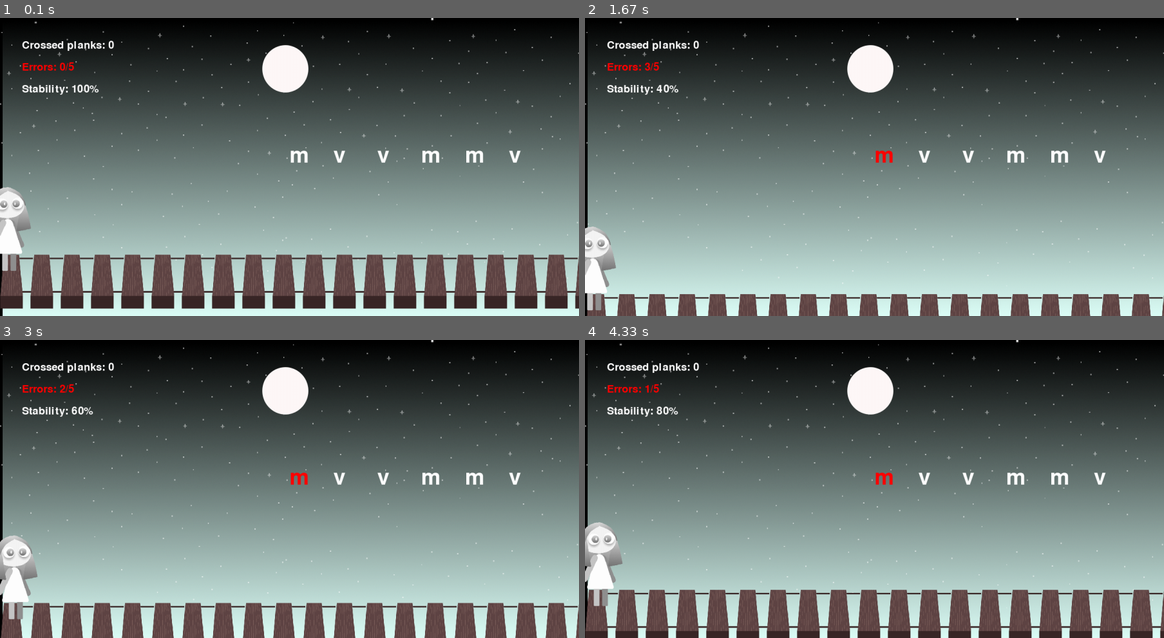
Above: before the commit, frames 1-4 (two rows, left to right).
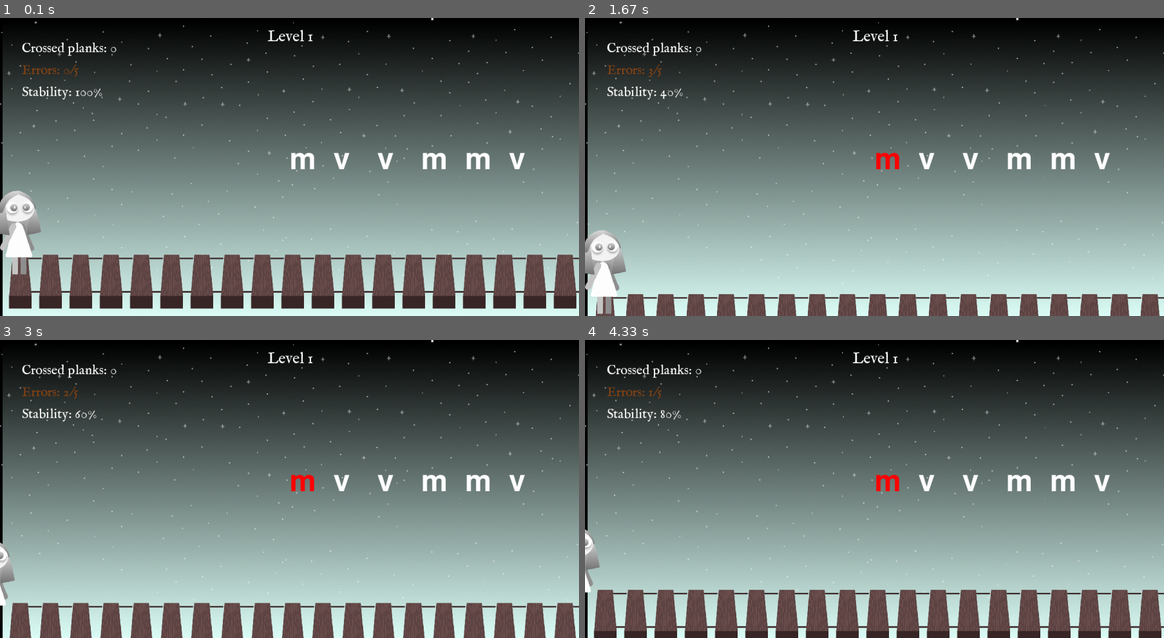
Above: after the commit, the same moments.

Repository: klissiadev/swampofsouls_pygame
Game: pygame game, started from level4.py
Two runs of this game, one before a commit and one after it. Both use one fixed random seed, a clock stepped at 60 frames per second and the inputs below.
Inputs:
- Up to frame 1 (0.1 s): no input
- Up to frame 2 (1.67 s): tap Enter at 0.33 s; tap Space at 0.67, 1.13, 1.63 s
- Up to frame 3 (3 s): tap Space at 1.97, 2.47, 2.77 s
- Up to frame 4 (4.33 s): tap Space at 3.03, 3.37, 3.8, 4.2 s

The runs differ from the first frame. In frame 1, 14% of the frame differs, in the area x 0-100%, y 3-98%; in frame 2, 8.2%; in frame 3, 11%; in frame 4, 13%.

Commit message:
Adding jump mechanic and sound effects level 04

Diff:
--- a/level4.py
+++ b/level4.py
@@ -7,22 +7,29 @@
 # Defining colors
 WHITE = (255, 255, 255)
 BLACK = (0, 0, 0)
+BROWN = (139, 69, 19)
 RED = (255, 0, 0)
-GREEN = (0, 255, 0)
-BLUE = (0, 0, 255)
 
 # Screen dimensions
 WIDTH, HEIGHT = 1320, 680
 screen = pygame.display.set_mode((WIDTH, HEIGHT))
-pygame.display.set_caption("Fase - 04")
+pygame.display.set_caption("Level - 04")
 
 #Screen background
 background_image = pygame.image.load('./level04/background-sky.png')
 background_image = pygame.transform.scale(background_image, (WIDTH, HEIGHT))
 
 # Defining fonts
-font = pygame.font.Font(None, 74)
-small_font = pygame.font.Font(None, 36)
+font = pygame.font.Font(None, 100)
+normal_font = pygame.font.Font("./level04/IMFellEnglish-Regular.ttf", 36)
+small_font = pygame.font.Font("./level04/IMFellEnglish-Regular.ttf", 30)
+
+# players sounds
+background_sound = pygame.mixer.Sound('./level04/witch-forest-atmo-24654.mp3')
+bridge_stability_sound = pygame.mixer.Sound('./level04/wood-creaking.mp3')
+click_sound = pygame.mixer.Sound('./level04/click-keyboard.mp3')
+background_sound.set_volume(0.5)  # Define o volume para 50%
+background_sound.play()
 
 # Defining game variables
 total_planks = 45
@@ -30,7 +37,7 @@
 errors = 0
 max_errors = 5
 start_time = time.time()
-time_limit = 10
+time_limit = 8
 bridge_stability = 100  # The percentage of stability of the bridge
 error_time = None  # Time when an error occurs
 error_color_duration = 2  # Duration in seconds to show the red color
@@ -43,10 +50,10 @@
 letter_row = create_letter_row()
 
 # Positions of the planks
-plank_positions = [( i * 69, HEIGHT // 2 + 200) for i in range(total_planks)]
+plank_positions = [( 20 + i * 69, HEIGHT // 2 + 200) for i in range(total_planks)]
 
 # Player's starting position
-player_position = [plank_positions[0][0] - 75, plank_positions[0][1] - 200]  # Starts on the first plank
+player_position = [plank_positions[0][0], plank_positions[0][1] - 200]  # Starts on the first plank
 
 # Function to draw the state of the bridge
 def draw_bridge(offset_x, stability_y):
@@ -54,6 +61,53 @@
     for i in range(total_planks):
         image = pygame.transform.scale(pygame.image.load('./level04/plank.png').convert_alpha(), (75, 123))
         screen.blit(image, (plank_positions[i][0] + offset_x, plank_positions[i][1] + stability_y))
+    floor = pygame.transform.scale(pygame.image.load('./level04/floor.png').convert_alpha(), (320, 250))
+    screen.blit(floor, (plank_positions[total_planks -1][0] + offset_x + 75, plank_positions[total_planks-1][1]))
+
+
+# Function to jump animation
+def player_jump(target_x, target_y, offset_x, stability_y):
+    jump_peak = -100  # Altura máxima do pulo (negativo para subir)
+    jump_duration = 10  # Duração total do pulo (número de frames)
+
+    start_x, start_y = player_position[0] , player_position[1]
+
+    # Se o jogador está próximo do final da tela, altera o comportamento
+    if player_position[0] > WIDTH - 175:
+        for i in range(jump_duration):
+            # Progresso do pulo de 0 a 1
+            t = i / jump_duration
+            # Movimento vertical parabólico: o y diminui para o jogador subir
+            parabola = 4 * jump_peak * t * (1 - t)
+            player_position[1] = start_y + (target_y - start_y) * t + parabola
+
+            # Desenha o estado atual do jogo para cada frame do pulo
+            screen.fill(BLACK)
+            screen.blit(background_image, (0, 0))
+            draw_bridge(offset_x, stability_y)
+            draw_game_state(offset_x, stability_y)
+            pygame.display.flip()
+            pygame.time.delay(20)
+    else:
+        # Movimento de pulo normal
+        for i in range(jump_duration):
+            # Progresso do pulo de 0 a 1
+            t = i / jump_duration
+
+            # Movimento horizontal linear: interpolação de posição x
+            player_position[0] = start_x + (target_x - start_x) * t
+
+            # Movimento vertical parabólico: o y diminui para o jogador subir
+            parabola = 4 * jump_peak * t * (1 - t)
+            player_position[1] = start_y + (target_y - start_y) * t + parabola
+
+            # Desenha o estado atual do jogo para cada frame do pulo
+            screen.fill(BLACK)
+            screen.blit(background_image, (0, 0))
+            draw_bridge(offset_x, stability_y)
+            draw_game_state(offset_x, stability_y)
+            pygame.display.flip()
+            pygame.time.delay(20)
 
 
 # Function to draw the player state
@@ -62,7 +116,11 @@
 
     # Draw the player
     player = pygame.transform.scale(pygame.image.load('./level04/ALMA_WALKING1.png').convert_alpha(), (112, 200))
-    screen.blit(player, (player_position[0] + offset_x + 35, player_position[1] + stability_y + 37))
+    screen.blit(player, (player_position[0] + offset_x - 37, player_position[1] + stability_y + 45))
+
+    # Draw level
+    level_text = normal_font.render(f'Level 1', True, WHITE)
+    screen.blit(level_text, (WIDTH//2 - 50, 20))
 
     # Draw row of letters (next letter in center)
     center_x = WIDTH // 2
@@ -80,7 +138,7 @@
     screen.blit(plank_text, (50, 50))
 
     # Draw errors
-    error_text = small_font.render(f'Errors: {errors}/{max_errors}', True, RED)
+    error_text = small_font.render(f'Errors: {errors}/{max_errors}', True, BROWN)
     screen.blit(error_text, (50, 100))
 
     # Design plank stability
@@ -107,28 +165,27 @@
             if event.type == pygame.QUIT:
                 running = False
             elif event.type == pygame.KEYDOWN:
+                click_sound.play()
                 # Check if the key pressed
                 if event.unicode.upper() == letter_row[0].upper():
                     # Correct letter, advance on the bridge
                     crossed_planks += 1
                     letter_row.pop(0)  # Remove the first letter
                     start_time = time.time()
-
                     # Move the player to the next plank
                     if crossed_planks < total_planks:
-                        player_position[0] = plank_positions[crossed_planks][0]
-                        player_position[1] = plank_positions[crossed_planks][1] - 200
+                        player_jump(plank_positions[crossed_planks][0] + 12, plank_positions[crossed_planks][1] - 200 + 45, offset_x, stability_y)
 
                     # Move the bridge
-                    if player_position[0] > WIDTH - 300:
-                        offset_x = WIDTH - 300 - player_position[0]
-
+                    if player_position[0] > WIDTH - 175:
+                        offset_x = WIDTH - 175 - player_position[0]
                 else:
                     # Incorrect letter, bridge gives a little
                     errors += 1
                     bridge_stability -= 20  # The bridge gives 20% for each error
                     stability_y += 30
                     error_time = time.time()  # Record the time of the error
+                    bridge_stability_sound.play()
 
         # Check the time
         elapsed_time = time.time() - start_time
@@ -136,6 +193,7 @@
             bridge_stability -= 10  # Player delay
             stability_y += 10
             start_time = time.time()
+            bridge_stability_sound.play()
 
         # Check fault conditions
         if bridge_stability <= 0 or errors >= max_errors:
@@ -149,8 +207,12 @@
             start_time = time.time()
 
         # Check if the player crossed all the boards
-        if crossed_planks == total_planks:
-            running = False
+        if crossed_planks >= total_planks:
+            # Move the player to the floor
+            player_position[0] += 5  # Keep moving right
+
+            if player_position[0] > WIDTH:  # If the player has already left the screen
+                running = False  # End the game
 
         pygame.display.flip()
         pygame.time.delay(100)
Binary file added: level04/IMFellEnglish-Regular.ttf
Binary file changed: level04/background-sky.png
Binary file added: level04/floor.png
Not shown, added: level04/click-keyboard.mp3
Not shown, added: level04/witch-forest-atmo-24654.mp3
Not shown, added: level04/wood-creaking.mp3
